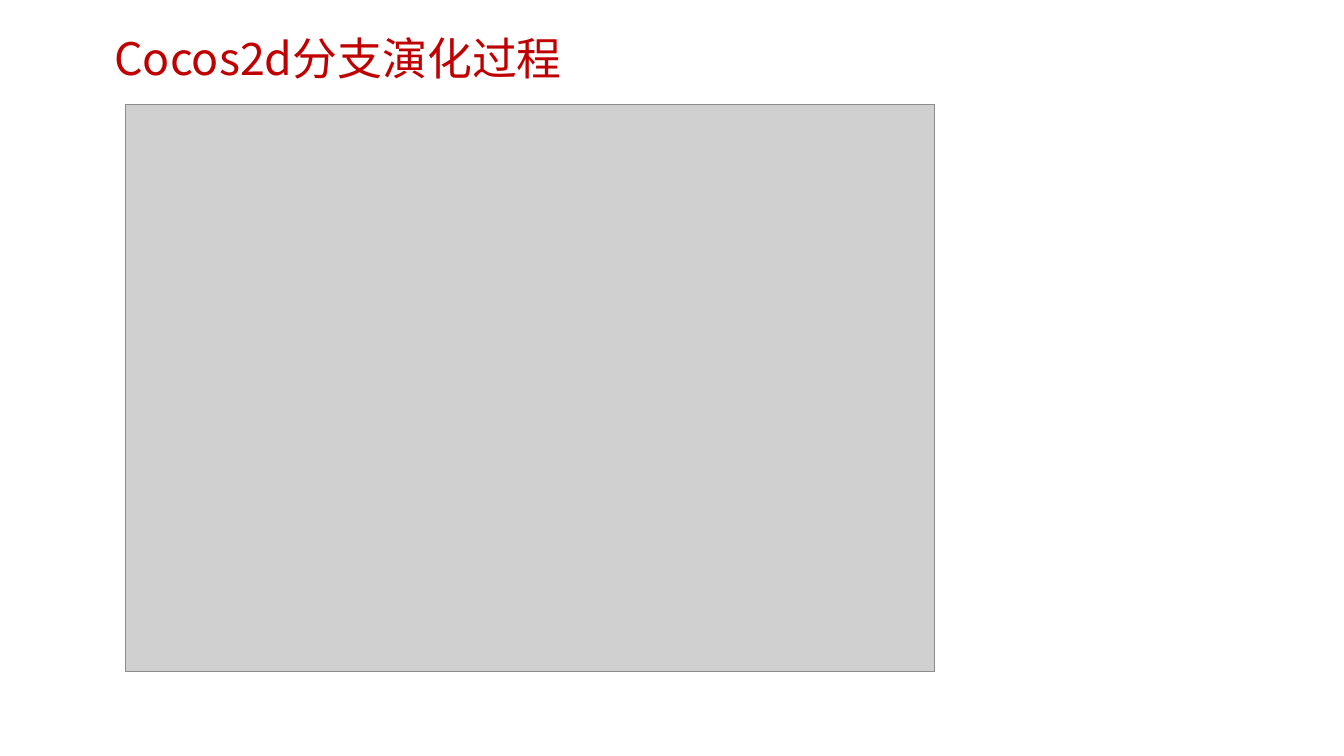
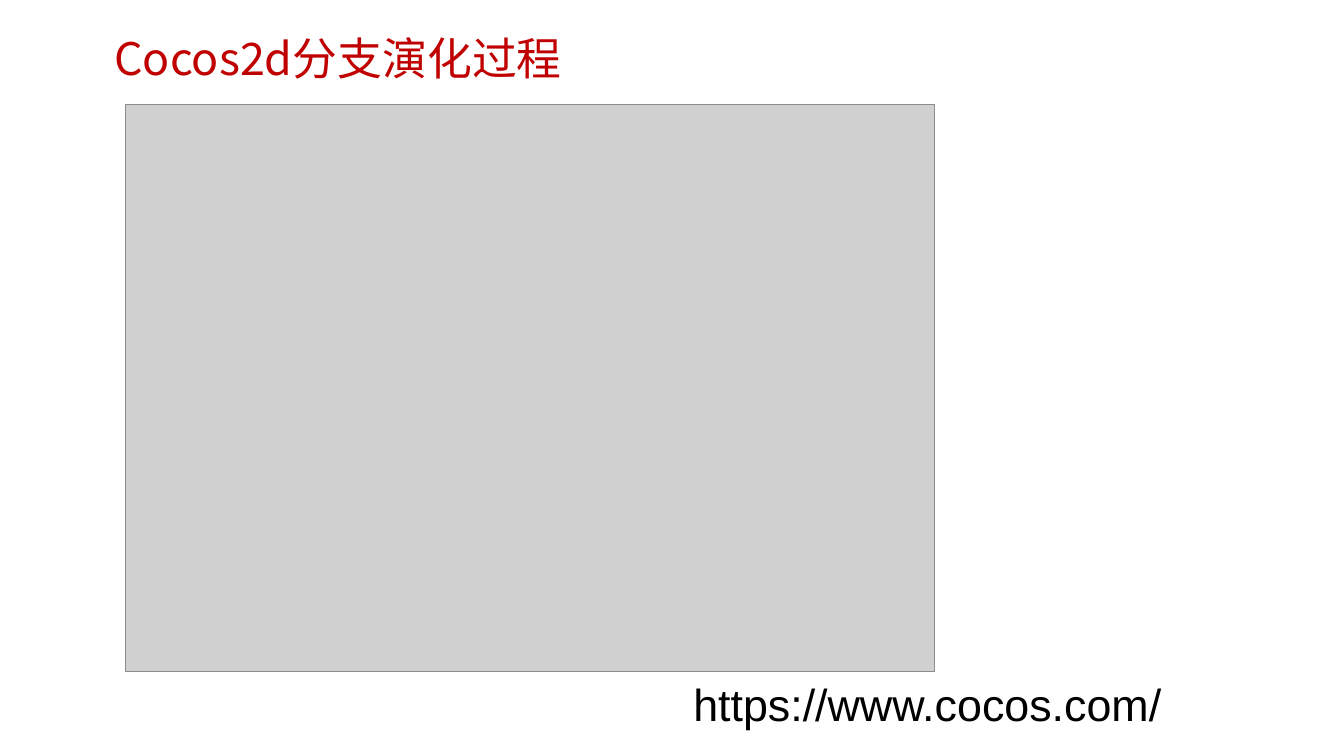
Before and after one commit to edu2act/course-H5-Animation-and-Game-Development, a slide deck: slide 3 of materials/slides/ch05.pptx. Drawn at 1344x756 pixels with LibreOffice and Linux fonts; fonts in the diff are those of the drawing; grey boxes stand for pictures; background and template pictures are left out. Boxes give left, top, right and bottom in pixels: in the first picture for what was removed or moved away, otherwise in the second. Text is boxed around its words. In the diff, an @@ line names an element or a change of style, - is before the commit and + after.

```diff
--- a/materials/slides/ch05.pptx
+++ b/materials/slides/ch05.pptx
@@ text added at box(693, 688, 1161, 730), 32 pt, text #000000 @@
+https://www.cocos.com/
```
Also in this commit, not shown: 1 other slide changed, 1 other file.
